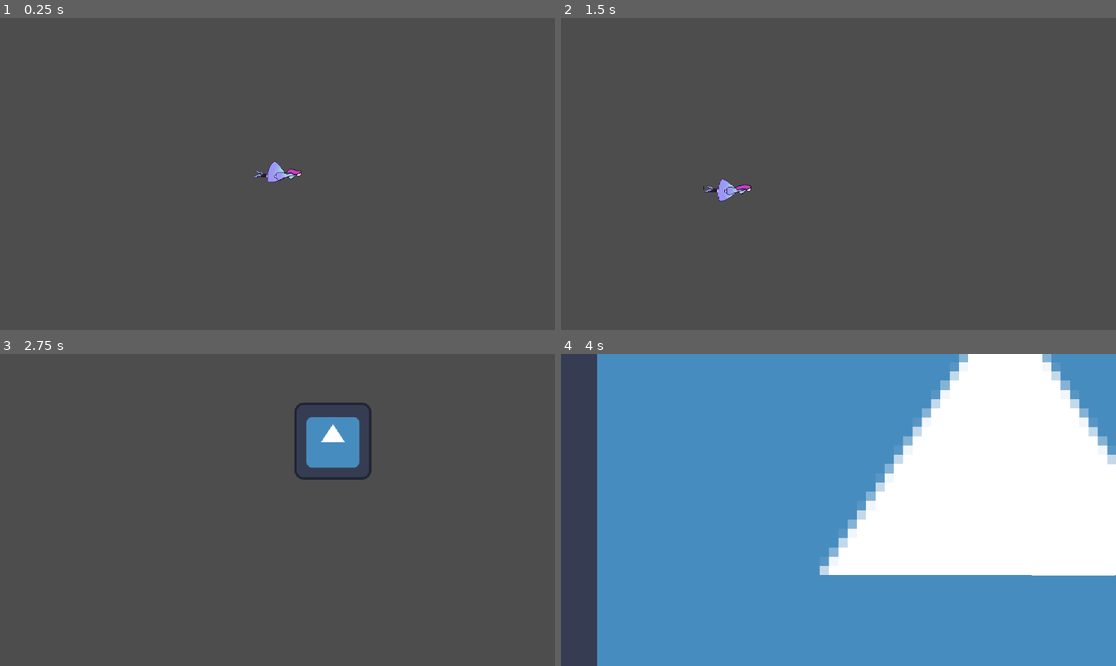
Above: before the commit, frames 1-4 (two rows, left to right).
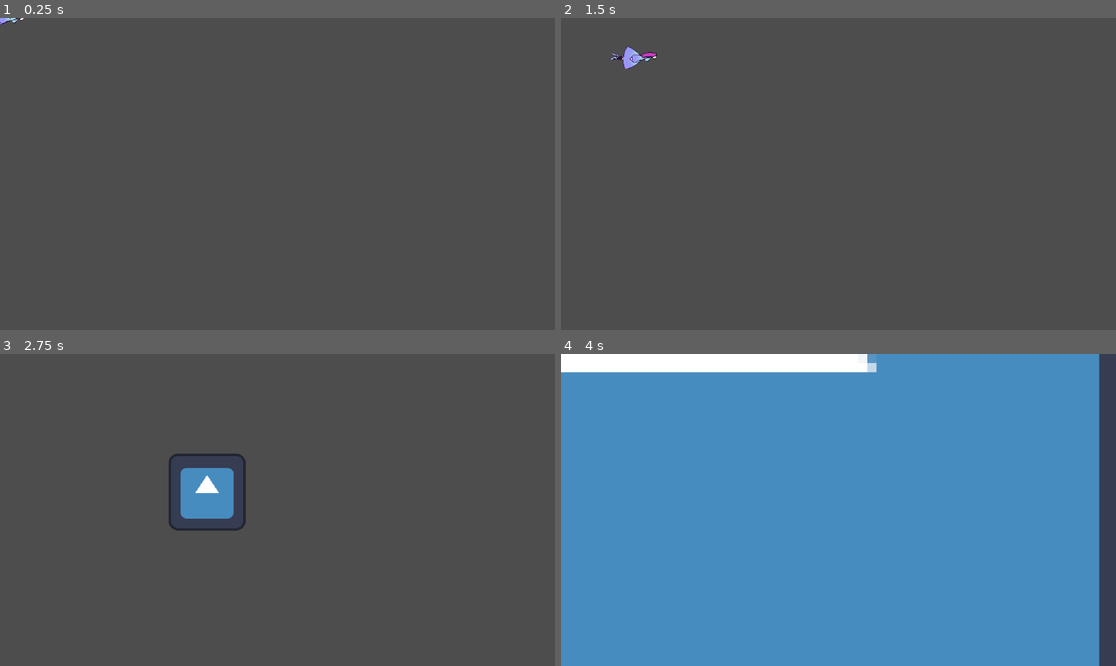
Above: after the commit, the same moments.

Repository: clenneabig/AI-KILL
Game: Godot game, scene res://player.tscn
The game is run twice, just before and just after one commit, with the same random seed, the same clock (stepped at 60 frames per second) and the same inputs. The engine's default icon, where the game draws it, is replaced by a stand-in: a white triangle on a blue panel in a dark square.
Inputs (mouse positions are in pixels of both pictures, inside the frame that each line leads up to):
- Up to frame 1 (0.25 s): no input
- Up to frame 2 (1.5 s): move the mouse to (960, 158) at 0.52 s; press the mouse at (960, 158) at 0.53 s; hold D (move_right) 0.53-1.28 s; tap Q (toggle_bullets, bound only after the commit) at 0.8, 1.35 s; move the mouse to (727, 189) at 1.27 s; release the mouse at (727, 189) at 1.28 s; hold S (move_down) from 1.28 s (still down)
- Up to frame 3 (2.75 s): click (166, 525) at 1.55 s; move the mouse to (333, 441) at 2.02 s; release S (move_down) at 2.03 s; hold D (move_right) from 2.03 s (still down); hold E (bomb) from 2.03 s (still down); tap Q (toggle_bullets, bound only after the commit) at 2.3 s
- Up to frame 4 (4 s): move the mouse to (810, 572) at 2.77 s; release D (move_right) at 2.78 s; release E (bomb) at 2.78 s; hold W (move_up) 2.78-3.53 s; click (810, 572) at 2.85 s; move the mouse to (1005, 556) at 3.52 s; hold A (move_left) from 3.53 s (still down); hold Q (toggle_bullets, bound only after the commit) from 3.53 s (still down)

The runs differ from the first frame. In frame 1, 0.3% of the frame differs, in the area x 0-55%, y 0-53%; in frame 2, 0.5%; in frame 3, 4.0%; in frame 4, 38%, in the area x 0-100%, y 0-100%.

Commit message:
bullets pew

Diff:
--- a/bomb.gd
+++ b/bomb.gd
@@ -26,3 +26,7 @@
 	$Bomb.scale = Vector2(1, 1)
 	$Bomb.visible = true
 	$CollisionShape2D.disabled = false
+
+
+func _on_body_entered(body:Node2D):
+	pass # Replace with function body.
--- a/player.gd
+++ b/player.gd
@@ -1,10 +1,12 @@
 extends Area2D
 signal hit
 signal bomb
+signal game_over
 
 @export var speed = 400
 var screen_size
 var health = 3
+var bullets = true
 
 # Called when the node enters the scene tree for the first time.
 func _ready():
@@ -19,16 +21,37 @@
 # Called every frame. 'delta' is the elapsed time since the previous frame.
 func _process(delta):
 	$Player.play()
-	self.position = get_viewport().get_mouse_position()
+	var velocity = Vector2.ZERO # The player's movement vector.
+	if Input.is_action_pressed("move_right"):
+		velocity.x += 1
+	if Input.is_action_pressed("move_left"):
+		velocity.x -= 1
+	if Input.is_action_pressed("move_down"):
+		velocity.y += 1
+	if Input.is_action_pressed("move_up"):
+		velocity.y -= 1
+
+
+	if velocity.length() > 0:
+		var realSpeed = speed/2 if Input.is_action_pressed("focus_mode") else speed
+
+		velocity = velocity.normalized() * realSpeed
+
+	position += velocity * delta
+	position = position.clamp(Vector2.ZERO, screen_size)
+	#self.position = get_viewport().get_mouse_position()
 
 	if Input.is_action_pressed("bomb"):
 		bomb.emit()
+
+	if Input.is_action_pressed("toggle_bullets"):
+		bullets = not bullets
 
 
 func _on_body_entered(body):
 	health -= 1
 	if health <= 0:
-		var i = 0
+		game_over.emit()
 	hide() # Player disappears after being hit.
 	hit.emit()
 	# Must be deferred as we can't change physics properties on a physics callback.
--- a/player.tscn
+++ b/player.tscn
@@ -102,3 +102,4 @@
 
 [connection signal="body_entered" from="." to="." method="_on_body_entered"]
 [connection signal="bomb" from="." to="Bomb" method="_on_player_bomb"]
+[connection signal="body_entered" from="Bomb" to="Bomb" method="_on_body_entered"]
--- a/project.godot
+++ b/project.godot
@@ -47,6 +47,11 @@
 "events": [Object(InputEventKey,"resource_local_to_scene":false,"resource_name":"","device":-1,"window_id":0,"alt_pressed":false,"shift_pressed":false,"ctrl_pressed":false,"meta_pressed":false,"pressed":false,"keycode":0,"physical_keycode":69,"key_label":0,"unicode":101,"echo":false,"script":null)
 ]
 }
+toggle_bullets={
+"deadzone": 0.5,
+"events": [Object(InputEventKey,"resource_local_to_scene":false,"resource_name":"","device":-1,"window_id":0,"alt_pressed":false,"shift_pressed":false,"ctrl_pressed":false,"meta_pressed":false,"pressed":false,"keycode":0,"physical_keycode":81,"key_label":0,"unicode":113,"echo":false,"script":null)
+]
+}
 
 [rendering]
 
